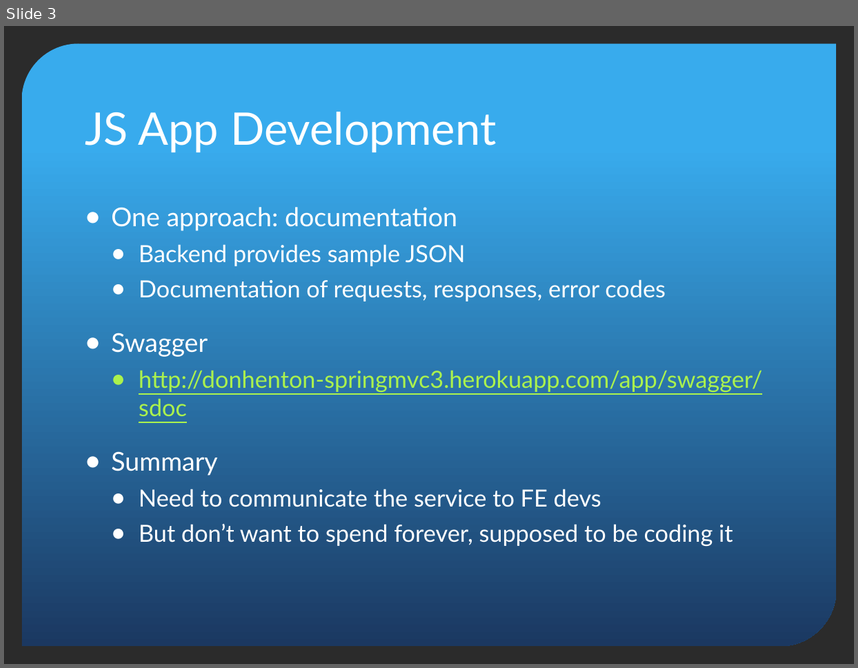
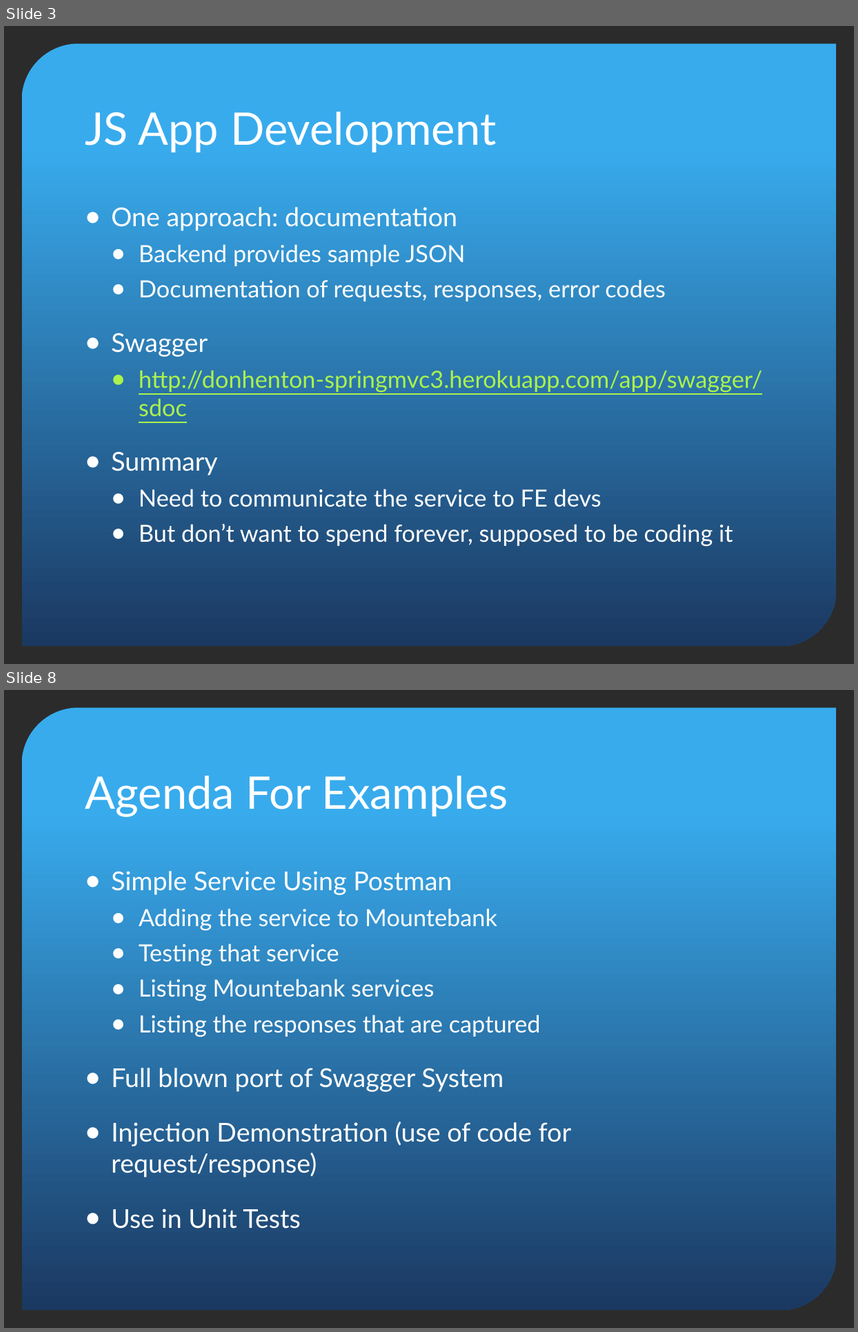
Before and after one commit to donhenton/mountebank-UI, a slide deck: docs/madjs/MADJS-Mountebank.pptx. Shown one above the other, each under a label of ours: slide 3 before the commit, slides 3 and 8 after it; the slides between them are not shown. The pictures are 858x668 and 858x1332 pixels, drawn with LibreOffice and Linux fonts; fonts in the diff are those of the drawing; background and template pictures are left out; a plain dark background stands for a picture behind light text. Boxes give left, top, right and bottom in pixels: in the first picture for what was removed or moved away, otherwise in the second. Text is boxed around its words. In the diff, an @@ line names an element or a change of style, - is before the commit and + after.

```diff
--- a/docs/madjs/MADJS-Mountebank.pptx
+++ b/docs/madjs/MADJS-Mountebank.pptx
@@ slide 8 added at bbox=[4, 690, 854, 1328], background picture (left out); not listed: 1 template element that a slide beside it also shows @@
@@ title added at bbox=[85, 776, 508, 817], 38 pt, text #FFFFFF @@
+Agenda For Examples
@@ text added at bbox=[111, 871, 572, 1228], 22 pt, text #FFFFFF @@
+● Simple Service Using Postman
+  ● Adding the service to Mountebank
+  ● Testing that service
+  ● Listing Mountebank services
+  ● Listing the responses that are captured
+● Full blown port of Swagger System
+● Injection Demonstration (use of code for request/response)
+● Use in Unit Tests
```
Also in this commit, not shown: 3 slides changed, 2 other slides added, 1 slide removed, 2 other files.
